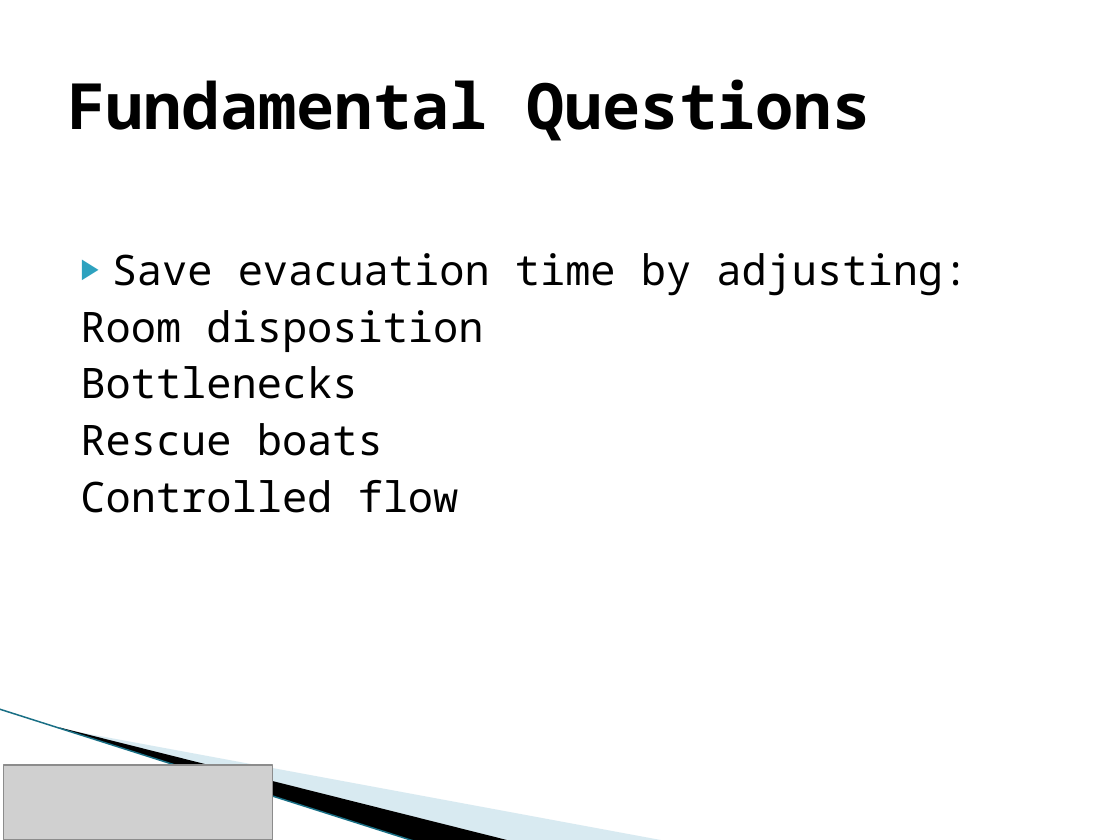
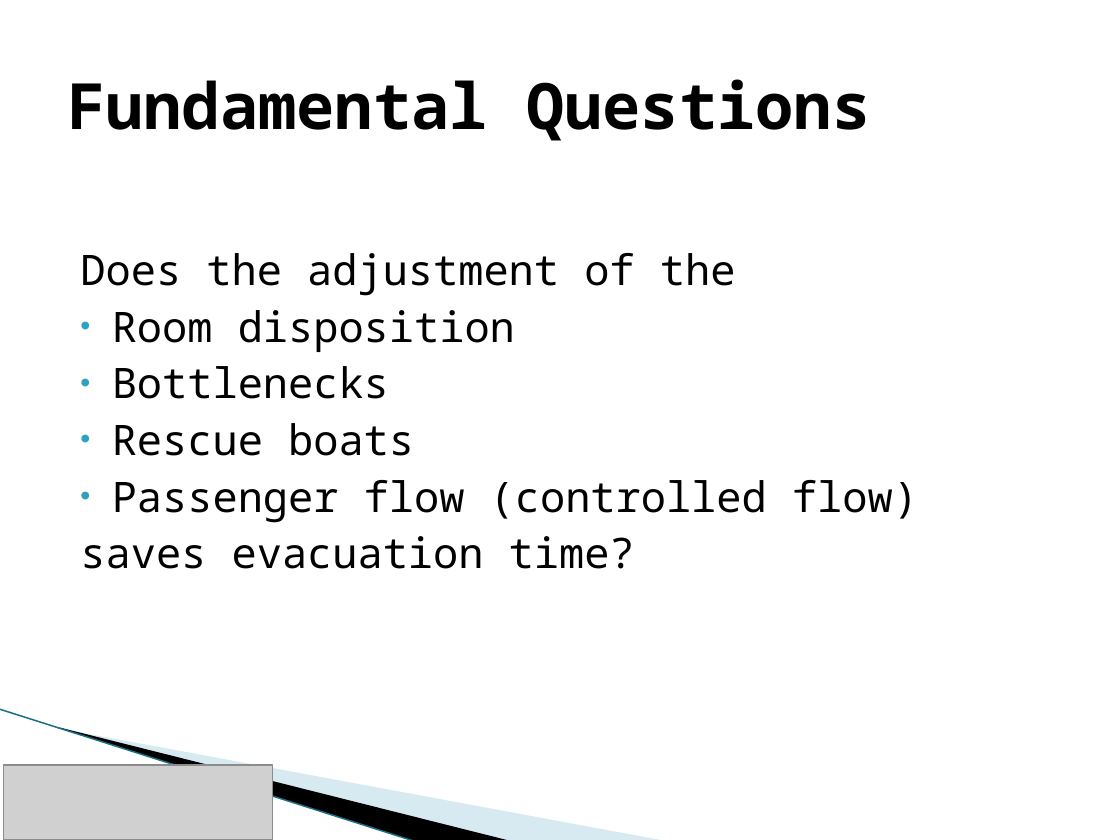
Before and after one commit to maeugste/ship-evacuation, a slide deck: slide 2 of presentation/presentation_Fabian.pptx. Drawn at 1120x840 pixels with LibreOffice and Linux fonts; fonts in the diff are those of the drawing; grey boxes stand for pictures; background and template pictures are left out. Boxes give left, top, right and bottom in pixels: in the first picture for what was removed or moved away, otherwise in the second. Text is boxed around its words. In the diff, an @@ line names an element or a change of style, - is before the commit and + after.

Commit message:
presentation Fabian

```diff
--- a/presentation/presentation_Fabian.pptx
+++ b/presentation/presentation_Fabian.pptx
@@ text at bbox=[80, 253, 736, 296]: text changed @@
-▶ Save evacuation time by adjusting:
+Does the adjustment of the
@@ text at bbox=[112, 310, 515, 456]: bullet none to • @@
@@ text at bbox=[80, 480, 918, 569]: text changed @@
-Controlled flow
+• Passenger flow (controlled flow)
+saves evacuation time?
```
